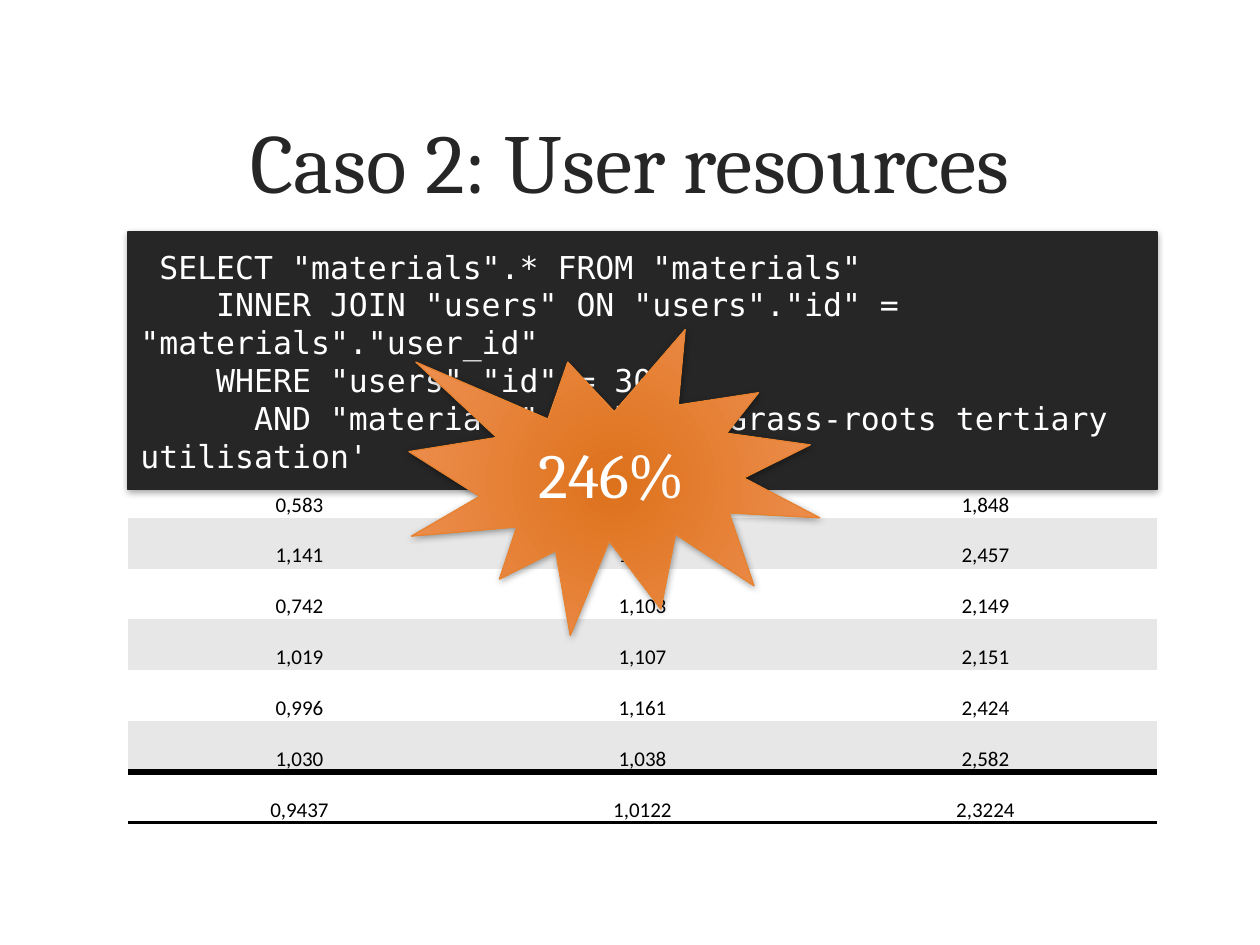
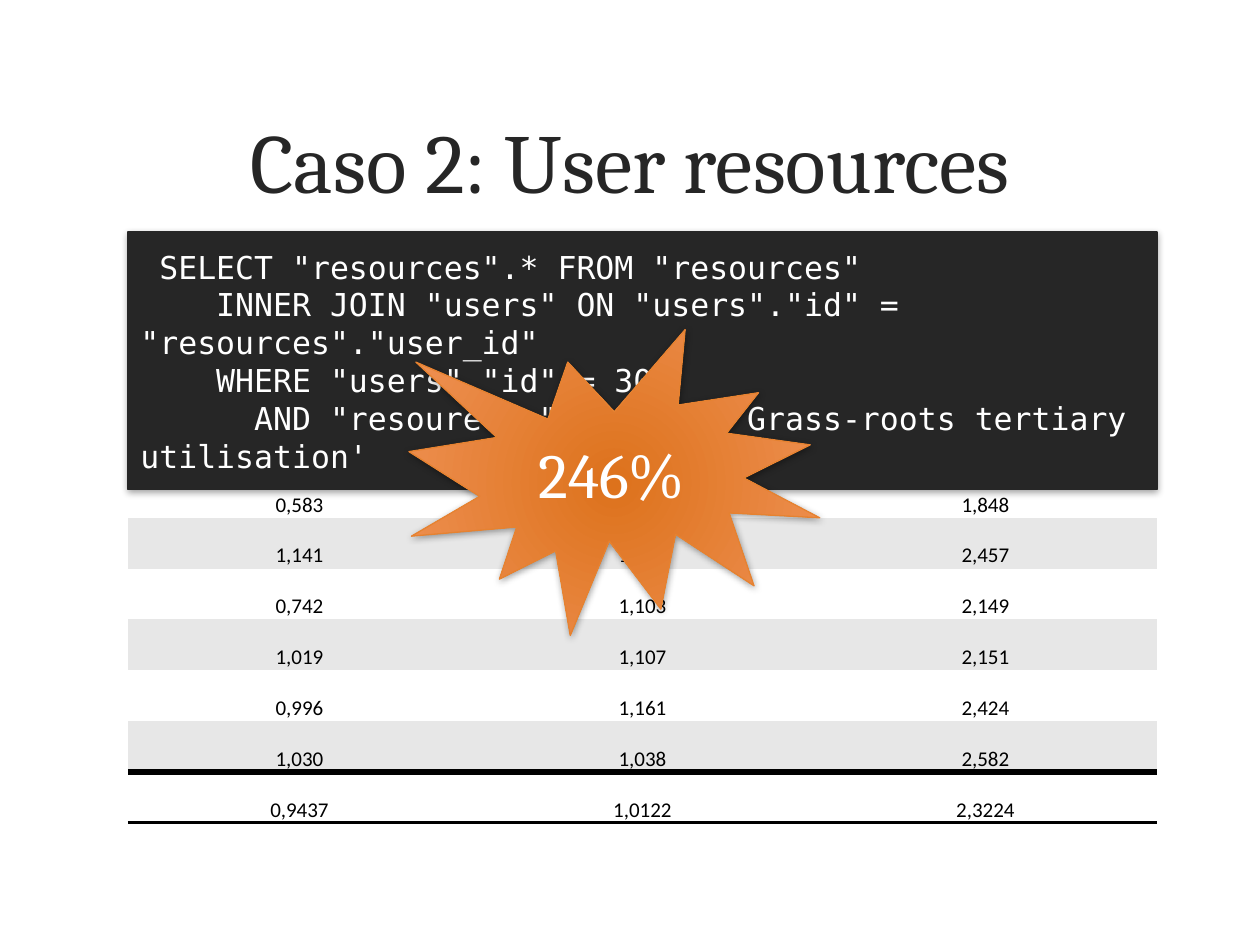
Before and after one commit to marcoafilho/my-last-project, a slide deck: slide 11 of doc/articles/part2/presentation.pptx. Drawn at 1260x945 pixels with LibreOffice and Linux fonts; fonts in the diff are those of the drawing; background and template pictures are left out. Boxes give left, top, right and bottom in pixels: in the first picture for what was removed or moved away, otherwise in the second. Text is boxed around its words. In the diff, an @@ line names an element or a change of style, - is before the commit and + after.

```diff
--- a/doc/articles/part2/presentation.pptx
+++ b/doc/articles/part2/presentation.pptx
@@ text in rectangle at (x1=140, y1=255, x2=861, y2=361): text changed @@
-SELECT "materials".* FROM "materials"
-INNER JOIN "users" ON "users"."id" = "materials"."user_id"
+SELECT "resources".* FROM "resources"
+INNER JOIN "users" ON "users"."id" = "resources"."user_id"
@@ text in rectangle at (x1=140, y1=404, x2=1127, y2=469): text changed @@
-AND "materials".title = 'Grass-roots tertiary utilisation'
+AND "resoureces".title = 'Grass-roots tertiary utilisation'
```
Also in this commit, not shown: 1 other slide changed, 1 slide added, 43 other files.
